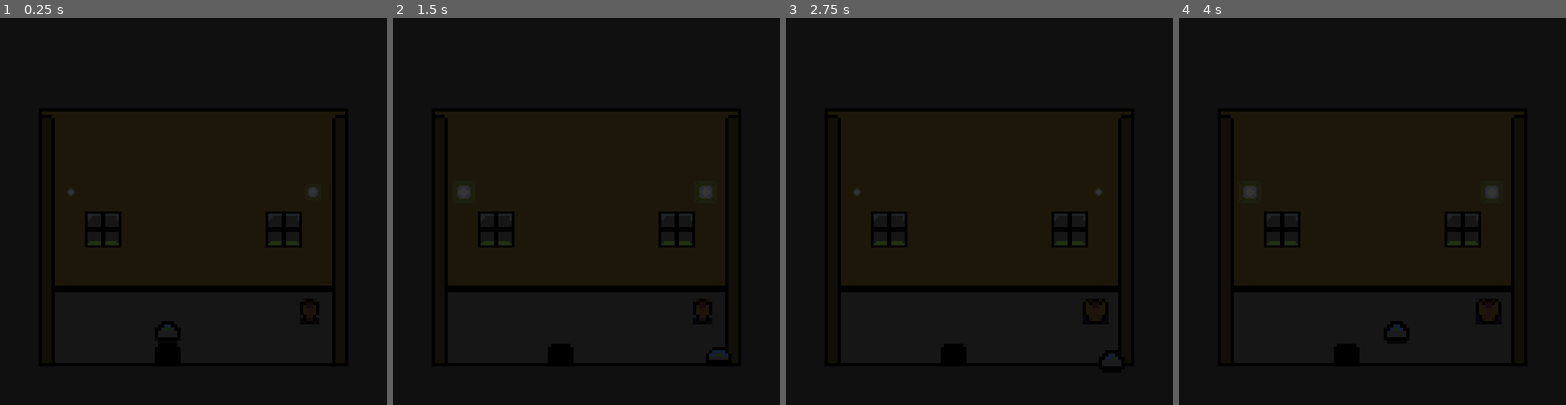
Above: before the commit, frames 1-4 (left to right).
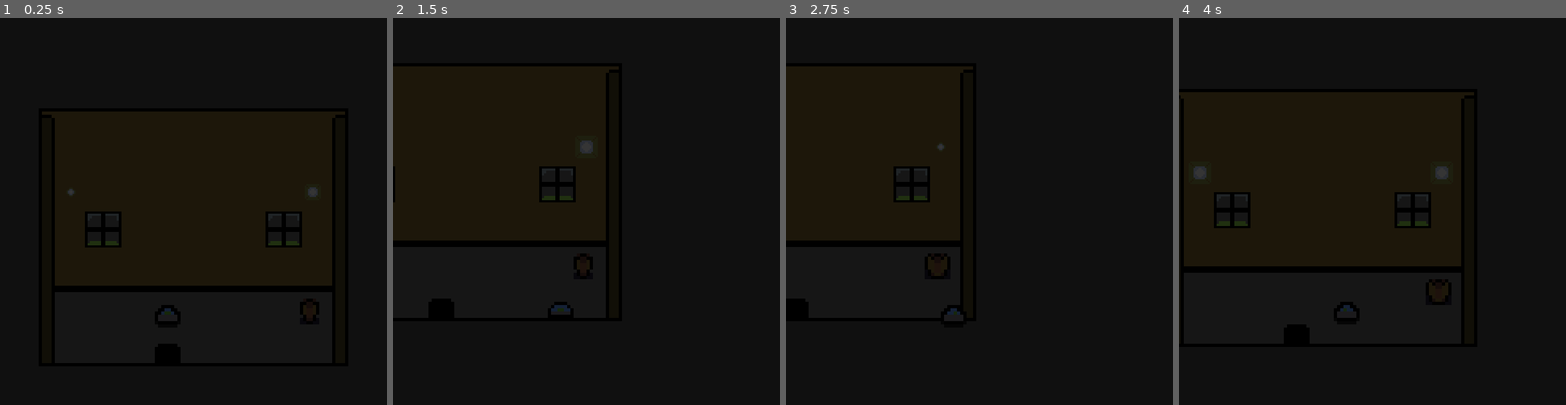
Above: after the commit, the same moments.

Repository: andersonhunter/LCH_game
Game: Godot game, scene res://LEVELS/LEVEL_1/inside_house_4.tscn
Same seed, same stepped clock (60 frames per second), same inputs: the game is played once before the commit and once after it. The project has no main scene, so this scene is started directly. Sound files missing from this copy of the repository are replaced by a short silence.
Inputs:
- Up to frame 1 (0.25 s): no input
- Up to frame 2 (1.5 s): tap Enter (enter) at 0.5, 1.35 s; hold D (move_right) 0.53-1.28 s; hold Enter (enter) 0.53-1.28 s; hold S (move_down) from 1.28 s (still down)
- Up to frame 3 (2.75 s): release S (move_down) at 2.03 s; hold D (move_right) from 2.03 s (still down); hold Enter (enter) from 2.03 s (still down)
- Up to frame 4 (4 s): tap Space at 2.75 s; release D (move_right) at 2.78 s; release Enter (enter) at 2.78 s; hold W (move_up) 2.78-3.53 s; tap Enter (enter) at 2.85 s; hold A (move_left) from 3.53 s (still down); hold Enter (enter) from 3.53 s (still down)

The runs differ from the first frame. In frame 1, less than 0.1% of the frame differs, in the area x 41-45%, y 75-81%; in frame 2, 3.8%; in frame 3, 3.3%; in frame 4, 4.8%, in the area x 3-83%, y 23-81%.

Commit message:
fixed camera

Diff:
--- a/LEVELS/LEVEL_1/inside_house_4.gd
+++ b/LEVELS/LEVEL_1/inside_house_4.gd
@@ -1,5 +1,14 @@
 extends Node
 var leave_house = "res://LEVELS/LEVEL_1/little_endian.tscn"
+
+@onready var batDialog = [
+	[
+		"[color=green]Oh, hello! You're looking for Ada? [/color]",
+		"[color=green]Oh, that's me![/color]"
+	]
+]
+@onready var player = $Player
+signal startDialog(message: Array)
 
 func transition() -> void:
 	# Play transition animation
@@ -9,15 +18,33 @@
 
 # Called when the node enters the scene tree for the first time.
 func _ready() -> void:
+	if Global.has_bat:
+			$BatSolo.hide()
+			$BatSolo/CollisionShape2D.disabled = true
+	if Global.isDark:
+		$darkOverworld.show()
 	$bgm.volume_db = Global.music_volume
 	$bgm.play()
 
 # Called every frame. 'delta' is the elapsed time since the previous frame.
 func _process(delta: float) -> void:
-	if $Player.get_real_velocity() != Vector2.ZERO && !$Bat.visible:
-		$Bat.show()
+	if Global.has_bat:
+		if $Player.get_real_velocity() != Vector2.ZERO && !$Bat.visible:
+			$Bat.show()
 
 func _on_leave_house_body_entered(body: Node2D) -> void:
 	if body == $Player:
 		await transition()
 		Global.goto_scene(leave_house)
+
+func _on_player_start_dialogue(collider: CharacterBody2D) -> void:
+	var dialogue = player.get_node("Dialogue")
+	collider.get_node("CollisionShape2D").disabled = true
+	player.speed = 0.
+	dialogue.show()
+	startDialog.emit(batDialog[0])
+	await dialogue.textCompleted
+	dialogue.hide()
+	player.speed = Global.speed
+	await get_tree().create_timer(1.0).timeout
+	collider.get_node("CollisionShape2D").disabled = false
--- a/LEVELS/LEVEL_1/inside_house_4.tscn
+++ b/LEVELS/LEVEL_1/inside_house_4.tscn
@@ -1,6 +1,6 @@
 [gd_scene load_steps=19 format=4 uid="uid://y6edtms8t7m1"]
 
-[ext_resource type="Script" path="res://LEVELS/LEVEL_1/inside_house_1.gd" id="1_qxd4x"]
+[ext_resource type="Script" path="res://LEVELS/LEVEL_1/inside_house_4.gd" id="1_5fji6"]
 [ext_resource type="Texture2D" uid="uid://dymkignoxtbc8" path="res://ASSETS/map_1_tileset.png" id="2_3ci85"]
 [ext_resource type="PackedScene" uid="uid://c4e6esw3j7t65" path="res://LEVELS/LEVEL_1/house_1.tscn" id="2_dhrrj"]
 [ext_resource type="PackedScene" uid="uid://p0ye6xumm1pp" path="res://LEVELS/LEVEL_1/player.tscn" id="3_evln1"]
@@ -221,7 +221,7 @@
 height = 8.0
 
 [node name="inside_house_1" type="Node"]
-script = ExtResource("1_qxd4x")
+script = ExtResource("1_5fji6")
 
 [node name="wall" type="TileMapLayer" parent="."]
 texture_filter = 1
@@ -237,12 +237,6 @@
 texture_filter = 1
 tile_map_data = PackedByteArray("AAD9/wIAAAAOACAAAAACAAIAAAARACAAAAACAAEAAAARAB8AAAABAAEAAAAQAB8AAAAAAAEAAAAQAB8AAAD//wEAAAAQAB8AAAD+/wEAAAAQAB8AAAD9/wEAAAAOAB8AAAD//wIAAAAPACAAAAD+/wIAAAAQACAAAAAAAAIAAAAQACAAAAABAAIAAAAQACAAAAA=")
 tile_set = SubResource("TileSet_16vp2")
-
-[node name="Player" parent="." instance=ExtResource("3_evln1")]
-position = Vector2(-8, 37)
-
-[node name="Camera2D" type="Camera2D" parent="."]
-zoom = Vector2(6, 6)
 
 [node name="l_light" type="AnimatedSprite2D" parent="."]
 unique_name_in_owner = true
@@ -285,6 +279,17 @@
 [node name="CollisionShape2D" type="CollisionShape2D" parent="BatSolo"]
 shape = SubResource("CapsuleShape2D_prvns")
 
+[node name="Player" parent="." instance=ExtResource("3_evln1")]
+position = Vector2(-8, 32)
+
+[node name="Dialogue" parent="Player" index="4"]
+offset_top = -24.0
+offset_bottom = 16.0
+
+[node name="Camera2D" type="Camera2D" parent="Player"]
+position = Vector2(8, -32)
+zoom = Vector2(6, 6)
+
 [node name="darkOverworld" parent="." instance=ExtResource("11_jhvq5")]
 visible = false
 offset_left = -134.0
@@ -292,4 +297,8 @@
 offset_right = -586.0
 offset_bottom = -644.0
 
+[connection signal="startDialog" from="." to="Player/Dialogue" method="_on_inside_house_1_start_dialog"]
 [connection signal="body_entered" from="leave_house" to="." method="_on_leave_house_body_entered"]
+[connection signal="startDialogue" from="Player" to="." method="_on_player_start_dialogue"]
+
+[editable path="Player"]
--- a/LEVELS/LEVEL_1/player.gd
+++ b/LEVELS/LEVEL_1/player.gd
@@ -39,11 +39,15 @@
 	if rayCast.is_colliding():
 		# Collision detection for ray
 		var collider = rayCast.get_collider()
-		if collider.name == "mold_mite_1":
-			#mite_1_collide.emit()
-			$enterPrompt.show()
-		if collider.name == "mold_mite_1" and Input.is_action_pressed("enter"):
-			startDialogue.emit(collider)
+		match collider.name:
+			"mold_mite_1":
+				$enterPrompt.show()
+				if Input.is_action_pressed("enter"):
+					startDialogue.emit(collider)
+			"BatSolo":
+				$enterPrompt.show()
+				if Input.is_action_pressed("enter"):
+					startDialogue.emit(collider)
 	if not rayCast.is_colliding():
 		$enterPrompt.hide()
 	velocity = input * speed
